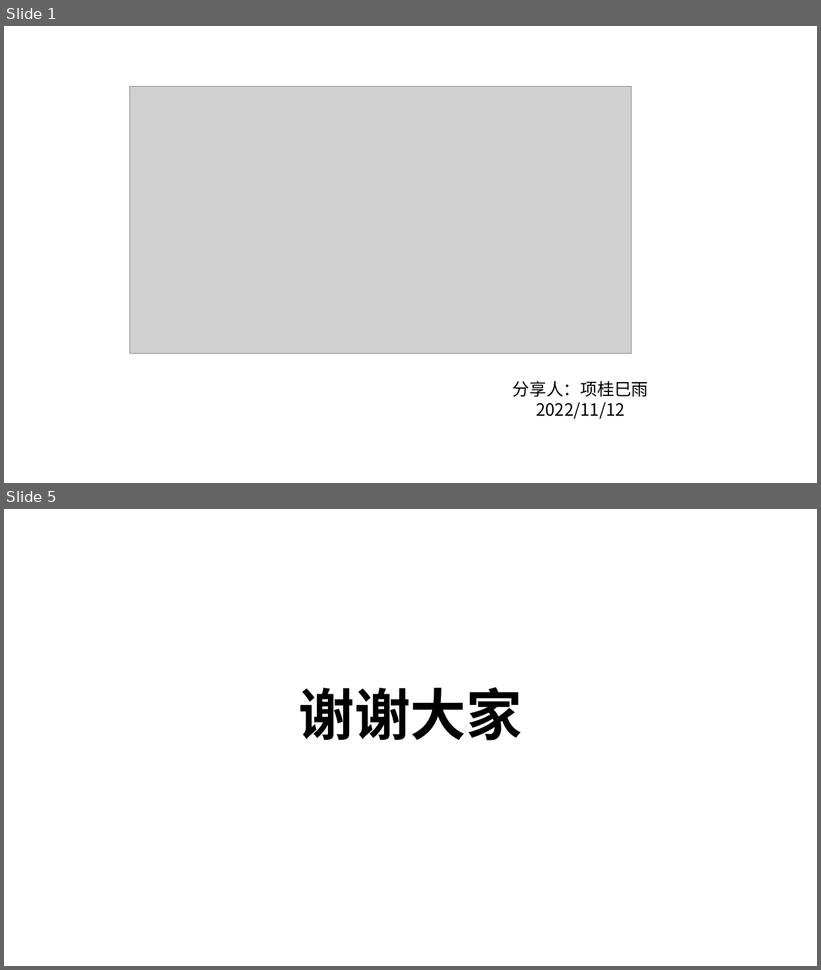
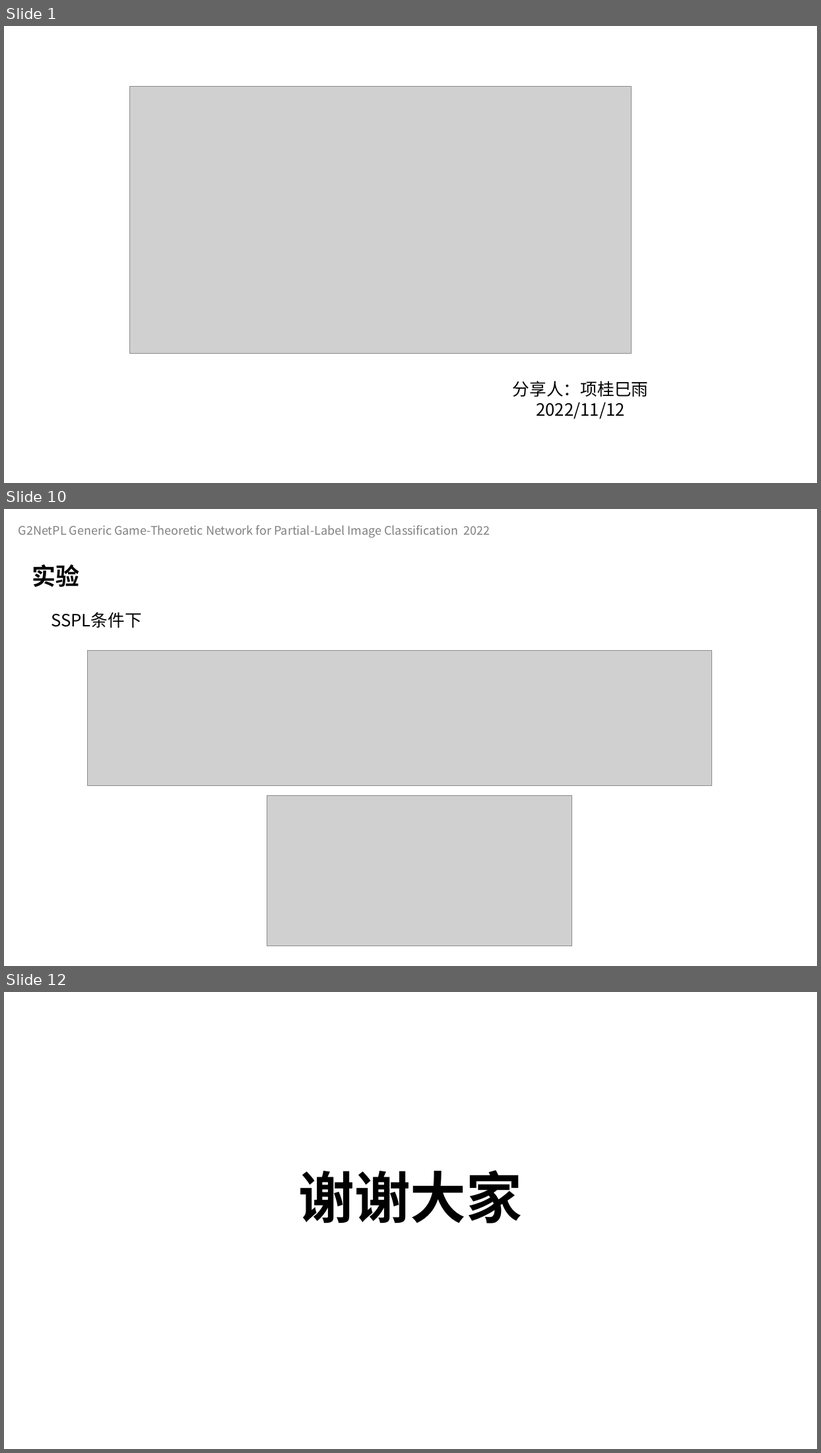
Before and after one commit to celeste-lingshi/Celeste, a slide deck: 汇报/11.12组会 项桂巳雨.pptx. Shown one above the other, each under a label of ours: slides 1 and 5 before the commit, slides 1, 10 and 12 after it; the slides between them are not shown. The pictures are 821x970 and 821x1453 pixels, drawn with LibreOffice and Linux fonts; fonts in the diff are those of the drawing; grey boxes stand for pictures. Boxes give left, top, right and bottom in pixels: in the first picture for what was removed or moved away, otherwise in the second. Text is boxed around its words. In the diff, an @@ line names an element or a change of style, - is before the commit and + after.

```diff
--- a/汇报/11.12组会 项桂巳雨.pptx
+++ b/汇报/11.12组会 项桂巳雨.pptx
@@ slide 10 added at (4,509,817,966), background #FFFFFF @@
@@ text added at (19,525,490,538), 14 pt, text #808080 @@
+G2NetPL Generic Game-Theoretic Network for Partial-Label Image Classification 2022
@@ text added at (32,564,80,587), 28 pt, text #000000, bold @@
+实验
@@ text added at (51,612,142,628), 20 pt, text #000000 @@
+SSPL条件下
@@ picture added at (88,650,712,786) @@
@@ picture added at (267,796,572,947) @@
@@ what was slide 5 is now slide 12 @@
```
Also in this commit, not shown: 3 slides changed, 6 other slides added, 2 other files.
